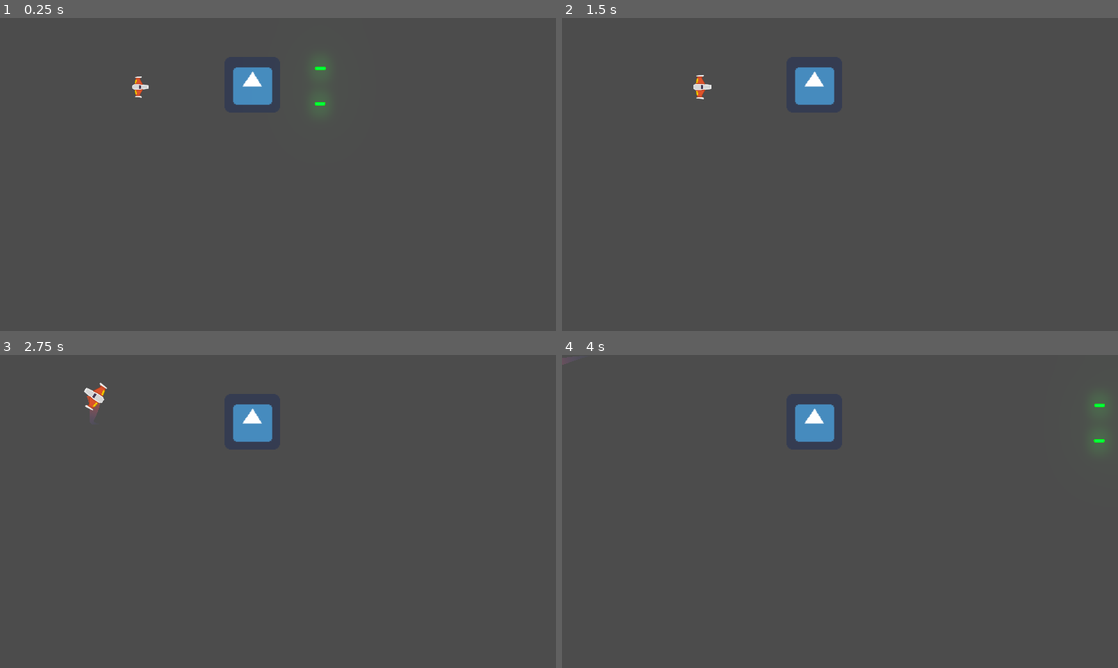
Above: before the commit, frames 1-4 (two rows, left to right).
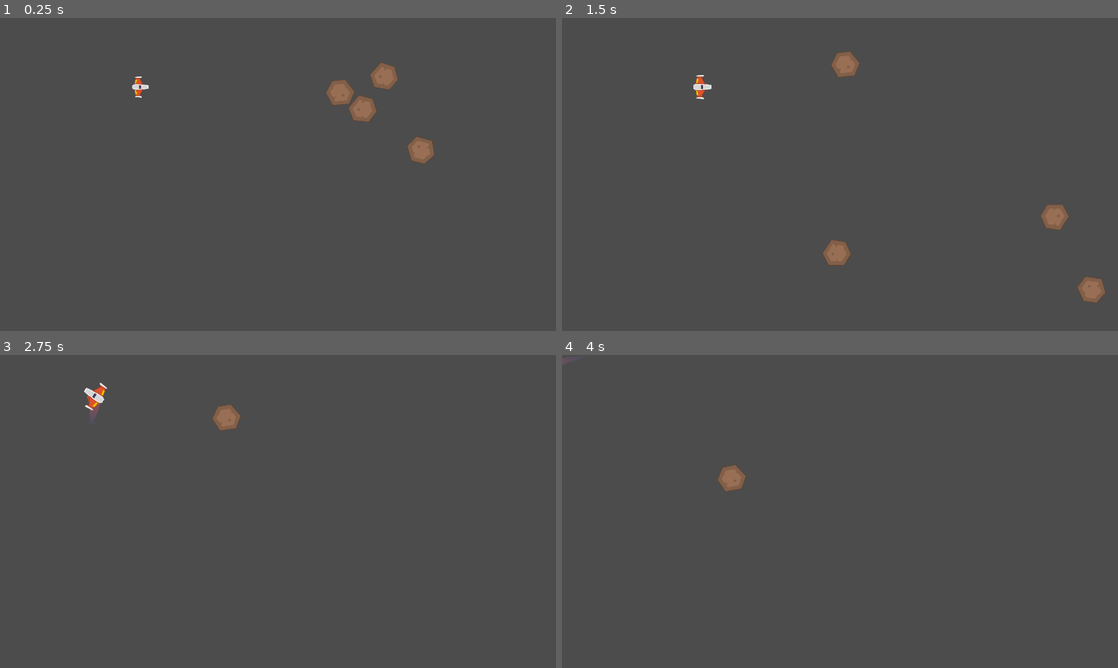
Above: after the commit, the same moments.

Repository: Elunneh/Juego-Meteo
Game: Godot game, scene res://Juego/Niveles/NivelTest.tscn
Two runs of this game, one before a commit and one after it. Both use one fixed random seed, a clock stepped at 60 frames per second and the inputs below. The engine's default icon, where the game draws it, is replaced by a stand-in: a white triangle on a blue panel in a dark square.
Inputs (mouse positions are in pixels of both pictures, inside the frame that each line leads up to):
- Up to frame 1 (0.25 s): no input
- Up to frame 2 (1.5 s): move the mouse to (962, 158) at 0.52 s; press the mouse at (962, 158) at 0.53 s; hold W (mover_adelante) 0.53-1.28 s; move the mouse to (728, 190) at 1.27 s; release the mouse at (728, 190) at 1.28 s; hold S (mover_atras) from 1.28 s (still down); right-click (728, 190) at 1.35 s
- Up to frame 3 (2.75 s): move the mouse to (333, 442) at 2.02 s; release S (mover_atras) at 2.03 s; hold W (mover_adelante) from 2.03 s (still down); hold A (rotar_antihorario) from 2.03 s (still down)
- Up to frame 4 (4 s): move the mouse to (812, 574) at 2.77 s; release A (rotar_antihorario) at 2.78 s; tap D (rotar_horario) at 2.85 s; move the mouse to (1006, 558) at 3.52 s; release W (mover_adelante) at 3.53 s; press the mouse at (1006, 558) at 3.53 s; hold S (mover_atras) from 3.53 s (still down)

The runs differ from the first frame. In frame 1, 2.2% of the frame differs, in the area x 41-79%, y 14-47%; in frame 2, 2.1%; in frame 3, 1.1%; in frame 4, 1.3%.

Commit message:
actualizado

Diff:
--- /dev/null
+++ b/Juego/Metetoritos/Meteoritos.gd
@@ -0,0 +1,13 @@
+class_name Meteoritos
+extends RigidBody2D
+
+## Atributos Export
+
+export var vel_lineal_base:Vector2 = Vector2 (300.0,300.0 )
+export var vel_ang_base: float = 3.0
+
+## Metodos
+
+func _ready()-> void:
+	linear_velocity = vel_lineal_base
+	angular_velocity = vel_ang_base
--- /dev/null
+++ b/Juego/Metetoritos/Meteoritos.tscn
@@ -0,0 +1,28 @@
+[gd_scene load_steps=5 format=2]
+
+[ext_resource path="res://Juego/Metetoritos/Meteoritos.gd" type="Script" id=1]
+[ext_resource path="res://Juego/Metetoritos/meteorBrown4.png" type="Texture" id=2]
+
+[sub_resource type="PhysicsMaterial" id=1]
+friction = 0.0
+rough = true
+bounce = 0.1
+
+[sub_resource type="CircleShape2D" id=2]
+radius = 43.2212
+
+[node name="Meteoritos" type="RigidBody2D"]
+z_index = 30
+z_as_relative = false
+collision_layer = 4
+collision_mask = 31
+physics_material_override = SubResource( 1 )
+linear_damp = 0.0
+angular_damp = 0.0
+script = ExtResource( 1 )
+
+[node name="Sprite" type="Sprite" parent="."]
+texture = ExtResource( 2 )
+
+[node name="CollisionShape2D" type="CollisionShape2D" parent="."]
+shape = SubResource( 2 )
--- a/Juego/Niveles/NivelTest.tscn
+++ b/Juego/Niveles/NivelTest.tscn
@@ -4,7 +4,7 @@
 [ext_resource path="res://default_env.tres" type="Environment" id=2]
 [ext_resource path="res://Juego/Niveles/Nivel.gd" type="Script" id=3]
 [ext_resource path="res://Juego/Explosiones/Explosion.tscn" type="PackedScene" id=4]
-[ext_resource path="res://Juego/Naves/Enemigos/EnemigoDummy.tscn" type="PackedScene" id=5]
+[ext_resource path="res://Juego/Metetoritos/Meteoritos.tscn" type="PackedScene" id=5]
 
 [node name="NivelTest" type="Node2D"]
 script = ExtResource( 3 )
@@ -16,5 +16,20 @@
 [node name="WorldEnvironment" type="WorldEnvironment" parent="."]
 environment = ExtResource( 2 )
 
-[node name="EnemigoDummy" parent="." instance=ExtResource( 5 )]
-position = Vector2( 872.878, 230.706 )
+[node name="Meteoritos" parent="." instance=ExtResource( 5 )]
+position = Vector2( 1256.42, 130.363 )
+vel_ang_base = 500.0
+
+[node name="Meteoritos2" parent="." instance=ExtResource( 5 )]
+position = Vector2( 1203.57, 290.548 )
+vel_lineal_base = Vector2( -100, -150 )
+vel_ang_base = 5.0
+
+[node name="Meteoritos3" parent="." instance=ExtResource( 5 )]
+position = Vector2( 1317.72, 241.799 )
+vel_lineal_base = Vector2( -300, 300 )
+vel_ang_base = 15.0
+
+[node name="Meteoritos4" parent="." instance=ExtResource( 5 )]
+position = Vector2( 1382.78, 383.221 )
+vel_ang_base = 20.0
--- a/project.godot
+++ b/project.godot
@@ -34,6 +34,11 @@
 "language": "GDScript",
 "path": "res://Juego/Naves/Player/Estela/Trail2D.gd"
 }, {
+"base": "RigidBody2D",
+"class": "Meteoritos",
+"language": "GDScript",
+"path": "res://Juego/Metetoritos/Meteoritos.gd"
+}, {
 "base": "AudioStreamPlayer2D",
 "class": "Motor",
 "language": "GDScript",
@@ -65,6 +70,7 @@
 "Dummy": "",
 "Escudo": "",
 "Estela": "",
+"Meteoritos": "",
 "Motor": "",
 "Nivel": "",
 "Player": "",
Binary file added: Juego/Metetoritos/meteorBrown4.png
Not shown, added: Juego/Metetoritos/meteorBrown4.png.import
